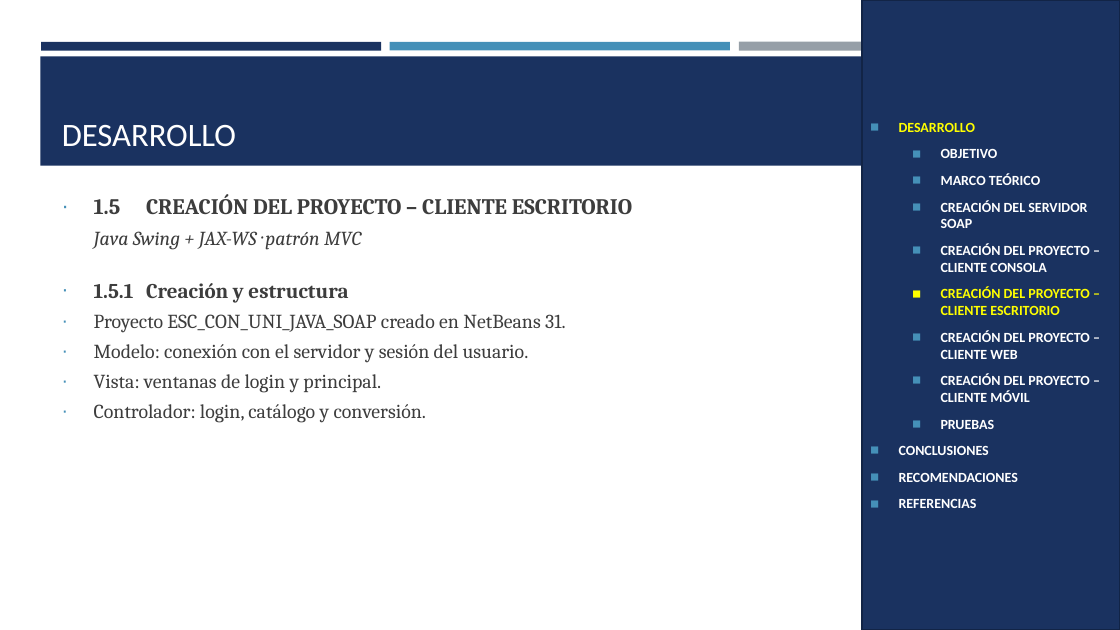
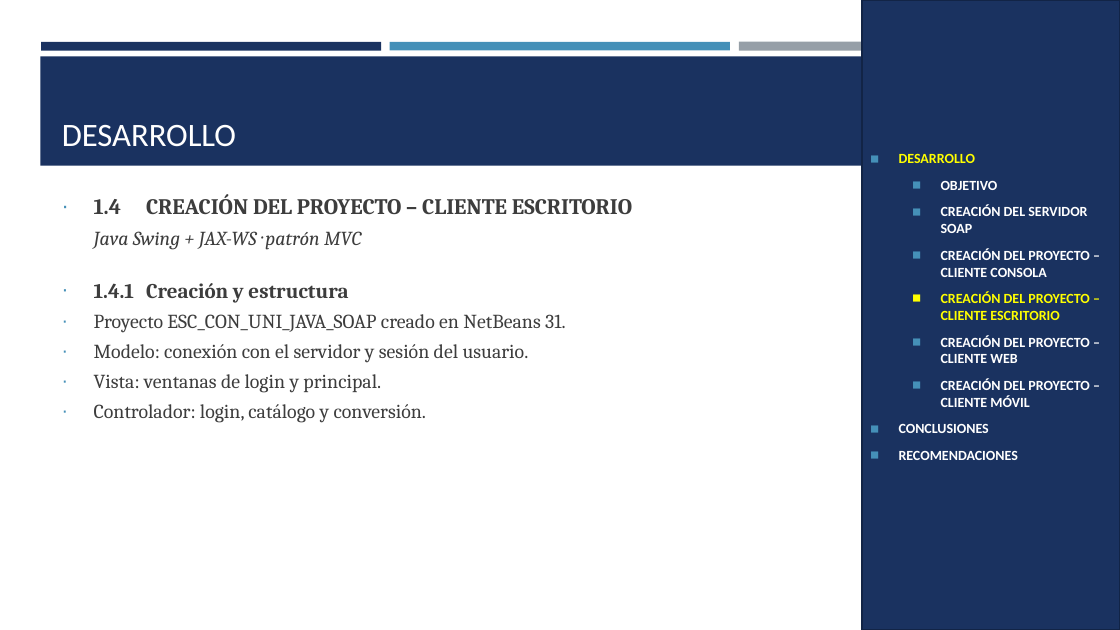
Before and after one commit to IMarcusDev/TI.1.1.-PAO202651_SOAP_JAVA_SINBDD_NRC_36883_GR04, a slide deck: slide 13 of 05. DOCUMENTACION/PRESENTACION TI.1.1. SOAP sin BDD en JAVA GR4.pptx (slide 17 before the commit). Drawn at 1120x630 pixels with LibreOffice and Linux fonts; fonts in the diff are those of the drawing. Boxes give left, top, right and bottom in pixels: in the first picture for what was removed or moved away, otherwise in the second. Text is boxed around its words. In the diff, an @@ line names an element or a change of style, - is before the commit and + after.

```diff
--- a/05. DOCUMENTACION/PRESENTACION TI.1.1. SOAP sin BDD en JAVA GR4.pptx
+++ b/05. DOCUMENTACION/PRESENTACION TI.1.1. SOAP sin BDD en JAVA GR4.pptx
@@ text in rectangle at (x1=941, y1=173, x2=1040, y2=185): paragraph removed @@
-  ◼ MARCO TEÓRICO
@@ text at (x1=94, y1=194, x2=632, y2=214): text changed @@
-∙ 1.5 CREACIÓN DEL PROYECTO – CLIENTE ESCRITORIO
+∙ 1.4 CREACIÓN DEL PROYECTO – CLIENTE ESCRITORIO
@@ text at (x1=94, y1=283, x2=348, y2=303): text changed @@
-∙ 1.5.1 Creación y estructura
+∙ 1.4.1 Creación y estructura
@@ text in rectangle at (x1=941, y1=420, x2=995, y2=429): paragraph removed @@
-  ◼ PRUEBAS
@@ text in rectangle at (x1=899, y1=499, x2=977, y2=508): paragraph removed @@
-◼ REFERENCIAS
```
Also in this commit, not shown: 21 other slides changed, 7 slides removed.
